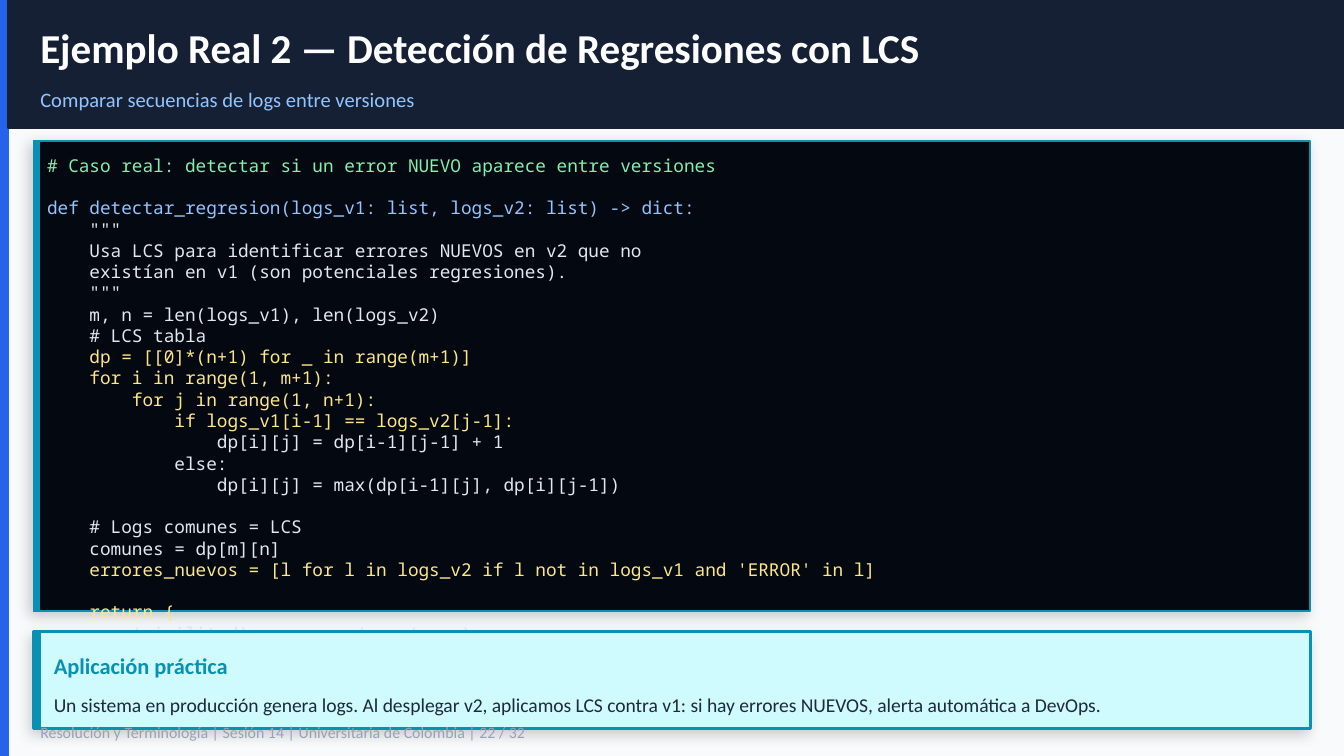
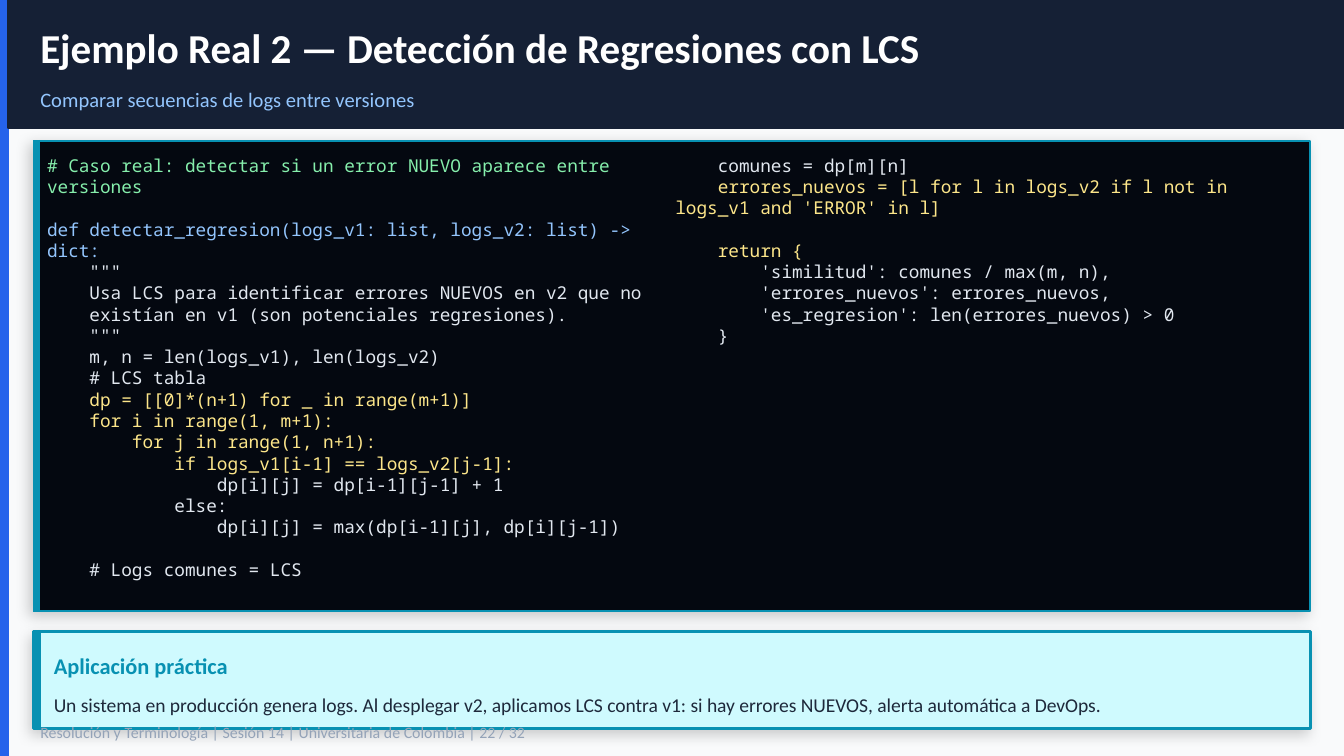
Before and after one commit to sergioburbano05/Universitaria_de_colombia, a slide deck: slide 22 of PRUEBAS DE SOFTWARE/clase_14/S14_ResolucionProblemasTerminologia.pptx. Drawn at 1344x756 pixels with LibreOffice and Linux fonts; fonts in the diff are those of the drawing. Boxes give left, top, right and bottom in pixels: in the first picture for what was removed or moved away, otherwise in the second. Text is boxed around its words. In the diff, an @@ line names an element or a change of style, - is before the commit and + after.

```diff
--- a/PRUEBAS DE SOFTWARE/clase_14/S14_ResolucionProblemasTerminologia.pptx
+++ b/PRUEBAS DE SOFTWARE/clase_14/S14_ResolucionProblemasTerminologia.pptx
@@ text "# Caso real: detectar si ..." at box(47, 158, 1227, 538): columns 1 to 2 @@
```
Also in this commit, not shown: 7 other slides changed, 4 other files.
